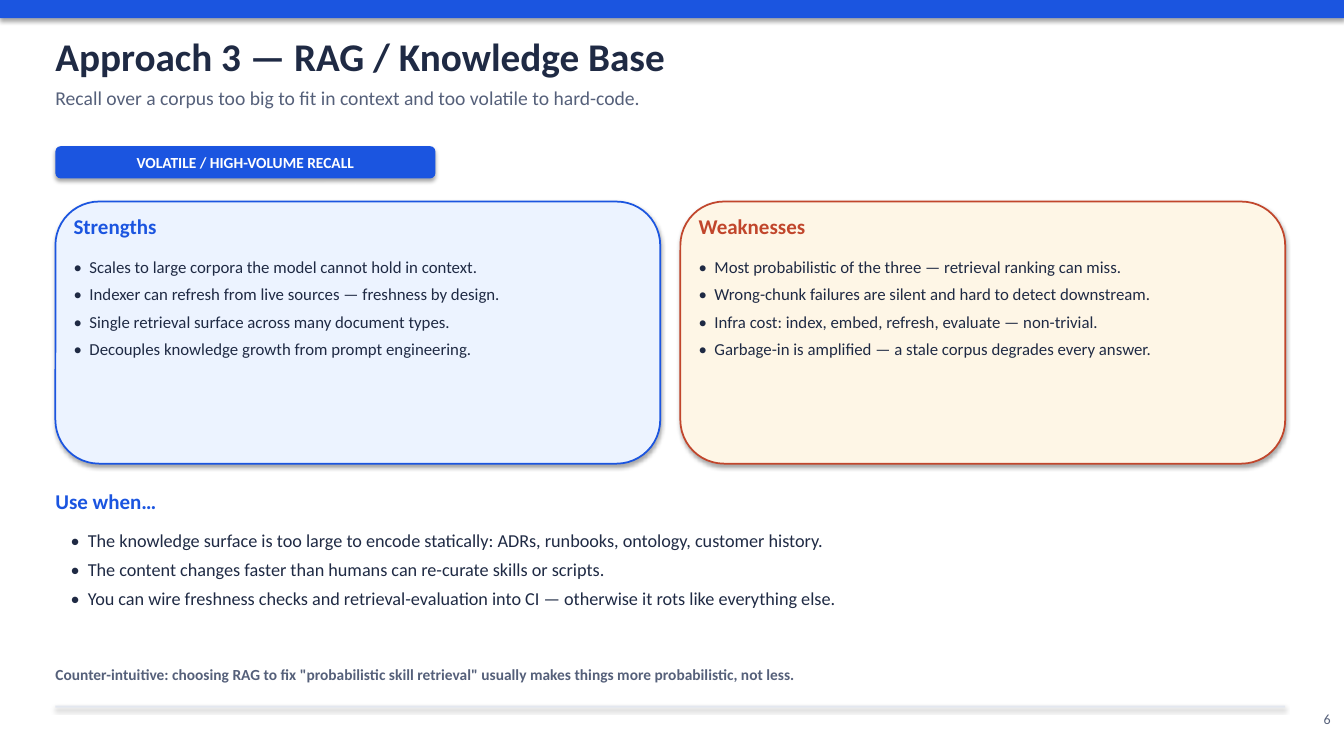
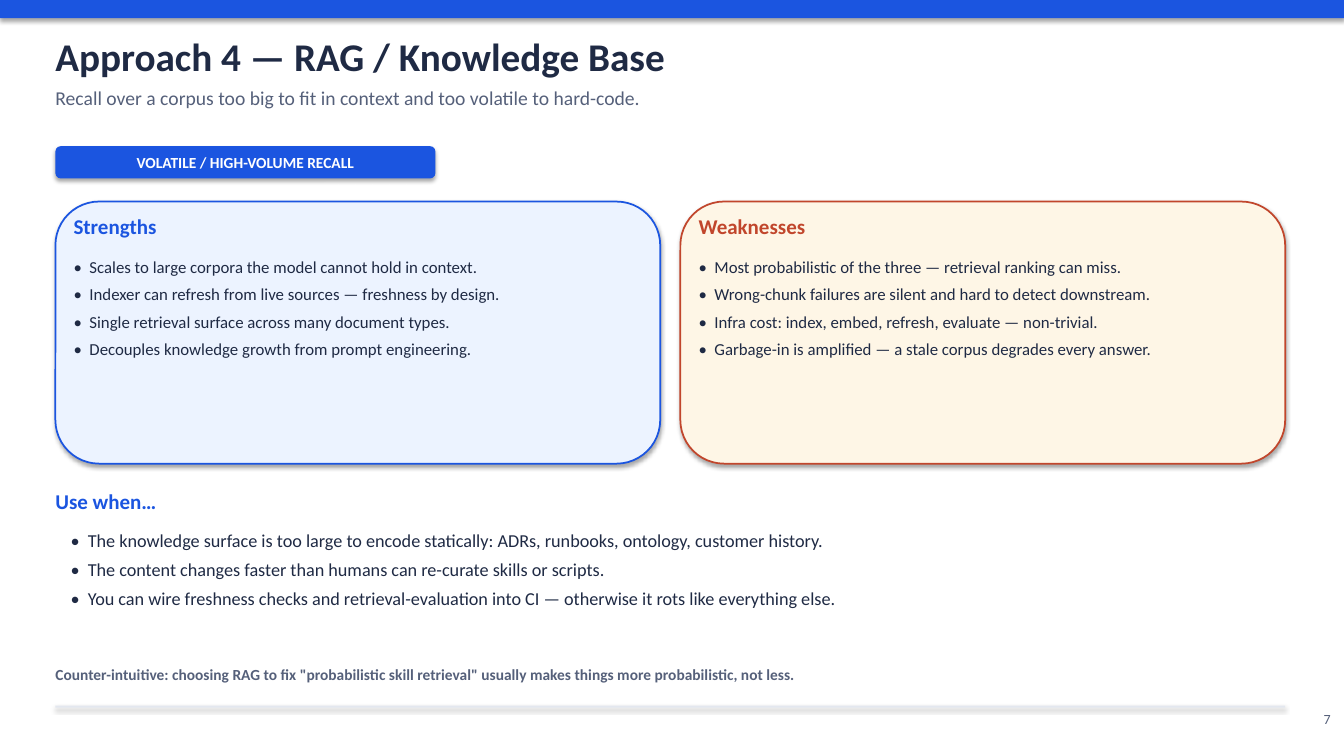
Before and after one commit to kreonakrish/pmos, a slide deck: slide 7 of docs/agent_knowledge_strategy.pptx (slide 6 before the commit). Drawn at 1344x756 pixels with LibreOffice and Linux fonts; fonts in the diff are those of the drawing. Boxes give left, top, right and bottom in pixels: in the first picture for what was removed or moved away, otherwise in the second. Text is boxed around its words. In the diff, an @@ line names an element or a change of style, - is before the commit and + after.

```diff
--- a/docs/agent_knowledge_strategy.pptx
+++ b/docs/agent_knowledge_strategy.pptx
@@ text at box(55, 43, 665, 78): text changed @@
-Approach 3 — RAG / Knowledge Base
+Approach 4 — RAG / Knowledge Base
@@ text at box(1324, 715, 1331, 724): text changed @@
-6
+7
```
Also in this commit, not shown: 9 other slides changed, 2 slides added, 1 other file.
